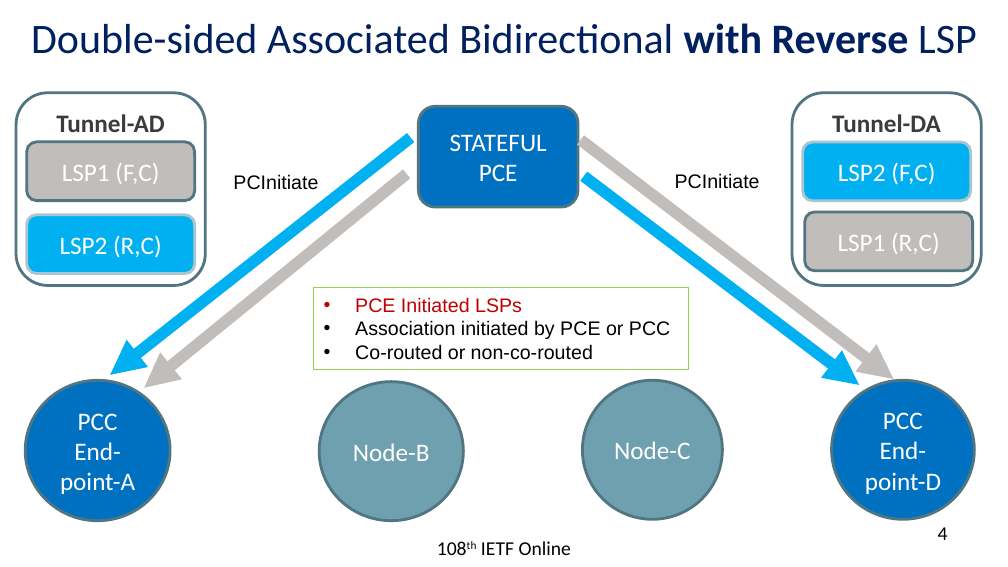
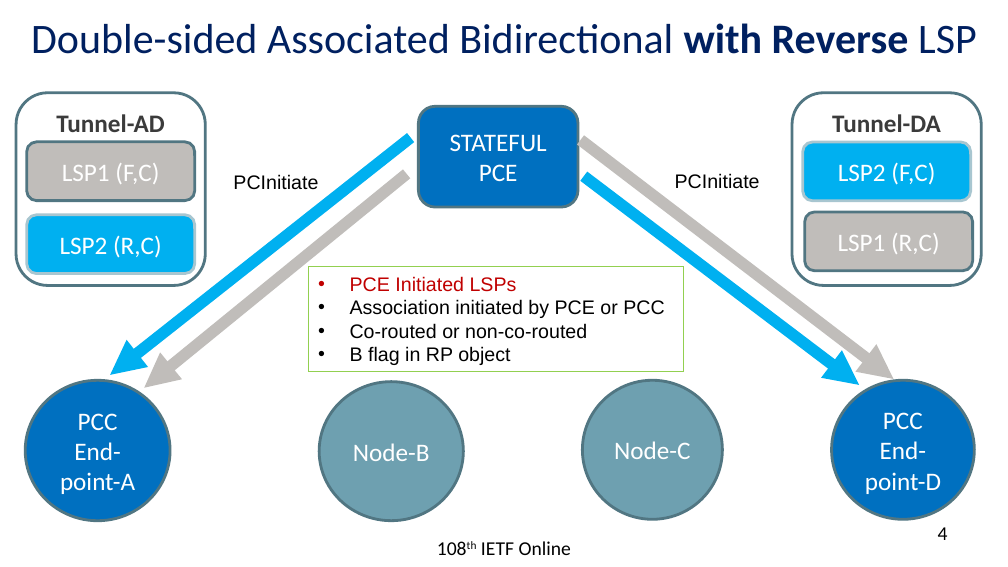
Before and after one commit to rakgandhi/ietf-slides, a slide deck: slide 4 of draft-ietf-pce-sr-bidir-path-02.pptx. Drawn at 1008x567 pixels with LibreOffice and Linux fonts; fonts in the diff are those of the drawing. Boxes give left, top, right and bottom in pixels: in the first picture for what was removed or moved away, otherwise in the second. Text is boxed around its words. In the diff, an @@ line names an element or a change of style, - is before the commit and + after.

```diff
--- a/draft-ietf-pce-sr-bidir-path-02.pptx
+++ b/draft-ietf-pce-sr-bidir-path-02.pptx
@@ rectangle "PCE Initiated LSPs": place and size @@
-rectangle "PCE Initiated LSPs" at <box>313,288,688,370</box>
+rectangle "PCE Initiated LSPs" at <box>308,267,683,372</box>
@@ text in rectangle at <box>350,346,510,365</box>: paragraph added @@
+• B flag in RP object
```
Also in this commit, not shown: 2 other slides changed, 3 other files.
